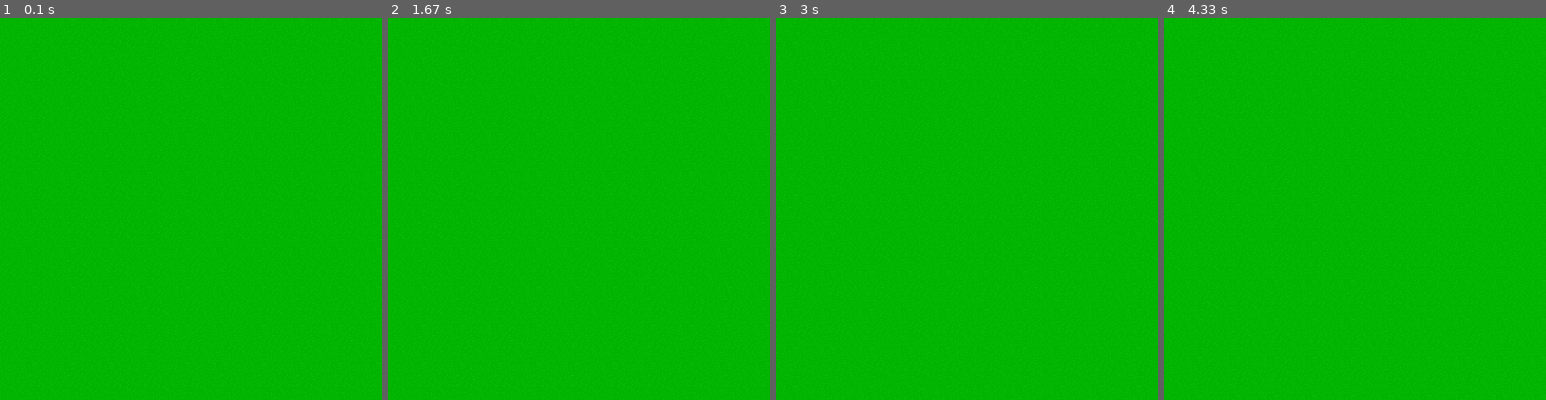
Above: before the commit, frames 1-4 (left to right).
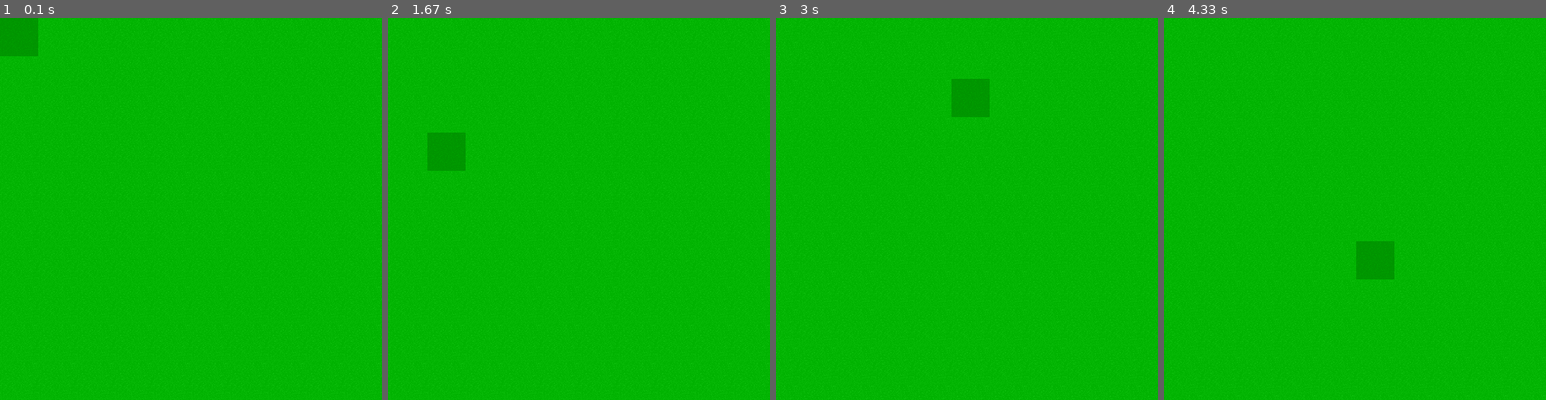
Above: after the commit, the same moments.

Repository: super3/PyGame-Tiler
Game: pygame game, started from world.py
Two runs of this game, one before a commit and one after it. Both use one fixed random seed, a clock stepped at 60 frames per second and the inputs below.
Inputs (mouse positions are in pixels of both pictures, inside the frame that each line leads up to):
- Up to frame 1 (0.1 s): no input
- Up to frame 2 (1.67 s): hold Right 0.33-0.8 s; move the mouse to (563, 228) at 0.37 s; hold Up 0.83-1.13 s; move the mouse to (701, 197) at 0.87 s; click (617, 293) at 1.22 s; hold Right from 1.5 s (still down); click (460, 151) at 1.58 s
- Up to frame 3 (3 s): release Right at 1.97 s; hold Left 2-2.53 s; click (1024, 75) at 2.08 s; hold Down 2.57-2.87 s; click (1012, 243) at 2.65 s; hold Left from 2.9 s (still down); click (974, 79) at 2.98 s
- Up to frame 4 (4.33 s): release Left at 3.3 s; hold Up 3.33-3.7 s; click (1217, 197) at 3.42 s; hold Right from 3.73 s (still down); click (1358, 251) at 3.82 s

The runs differ from the first frame. In frame 1, 1.0% of the frame differs, in the area x 0-10%, y 0-10%; in frame 2, 1.0%; in frame 3, 1.0%; in frame 4, 1.0%.

Commit message:
Added Tile Hovering and Icon

Diff:
--- a/world.py
+++ b/world.py
@@ -17,14 +17,10 @@
 import sys
 import pygame
 import logging
-
-# Define Basic Colors
-BLACK = [  0,   0,   0]
-BLUE = [  0,   0, 255]
-GREEN = [  0, 255,   0]
-RED = [255,   0,   0]
-WHITE = [255, 255, 255]
-ALPHA = [255,   0, 238]
+from pygame.locals import Color
+
+# Declare Alpha
+ALPHA = (100, 100, 100)
 
 # Fake Enumerations/Constants
 UP = 1
@@ -85,7 +81,8 @@
 	world_grid_size  -- The grid dimension of the world. (2-tuple)
 	tile_size 		 -- The pixel dimension of a grid square. (int)
 
-	background_loc 	 -- The offset for the screen display. For background scrolling.
+	offset_x 	 	 -- The x offset for the screen display. For background scrolling.
+	offset_y 	 	 -- The y offset for the screen display. For background scrolling.
 	background_color -- Base color of the PyGame form.
 	fps 			 -- Frames per second to display game.
 	scroll_speed 	 -- Pixel amount to move view window for every key press.
@@ -96,11 +93,12 @@
 	clock 	         -- Helps track time for FPS and animations.
 
 	Arguments:
+	icon -- Will set the window icon of the window.
 	See data members.
 
 	"""
 	# Constructor and Magics
-	def __init__(self, screen_size, world_grid_size, tile_size, fps = 30, scroll_speed = 10):
+	def __init__(self, screen_size, world_grid_size, tile_size, icon_path = None, fps = 30, scroll_speed = 10):
 		"""See World object's Docstring."""
 		# Initialize Data Members
 		self.screen_size = screen_size
@@ -108,8 +106,8 @@
 		self.tile_size = tile_size
 
 		# Initialize Optional Data Members
-		self.background_loc_x, self.background_loc_y = (0,0)
-		self.background_color = BLACK
+		self.offset_x, self.offset_y = (0,0)
+		self.background_color = Color("Black")
 		self.fps = fps
 		self.scroll_speed = scroll_speed
 		self.map = []
@@ -117,8 +115,11 @@
 		# Start PyGame
 		pygame.init()
 
+		# Set Icon
+		if not icon_path == None: self._set_icon(icon_path)
+
 		# Display Screen
-		self.screen = pygame.display.set_mode( screen_size )
+		self.screen = pygame.display.set_mode(screen_size)
 
 		# Sentinel and Game Timer
 		self.done = False
@@ -134,8 +135,8 @@
 		output += "\tWorld Grid Size: " + str(self.world_grid_size) + " tiles"
 		output += ", Tile Size: " + str(self.tile_size) + " px.\n"
 		output += "\tFPS: " + str(self.fps) + ", Scroll Speed: " + str(self.scroll_speed) + ".\n"
-		tmp_background_loc = (self.background_loc_x, self.background_loc_y)
-		output += "\tCurrent Background Location: " + str(tmp_background_loc) + "."
+		tmp_offset = (self.offset_x, self.offset_y)
+		output += "\tCurrent Background Location: " + str(tmp_offset) + "."
 		return output
 
 
@@ -145,7 +146,7 @@
 		pygame.display.set_caption(str(title))
 		logging.info("Title Set: '" + str(title) + "'.")
 
-	def set_icon(self, path):
+	def _set_icon(self, path):
 		"""
 		Pre-Condition: The icon must be 32x32 pixels
 
@@ -156,9 +157,9 @@
 		somewindow = pygame.display.set_mode()
 
 		"""
-		if os.path.exists( path ):
+		if os.path.exists(path):
 			icon = pygame.Surface((32,32))
-			icon.set_colorkey((100,100,100)) # call that color transparent
+			icon.set_colorkey(ALPHA) # call that color transparent
 			rawicon = pygame.image.load(path) # load raw icon
 			for i in range(0,32):
 				for j in range(0,32):
@@ -166,11 +167,11 @@
 			pygame.display.set_icon(icon)
 			logging.info("Icon Set: '" + str(path) + "'.")
 		else:
-			logging.error("Icon Load Failed: " + str(path) + ".")
+			logging.error("Icon Load Failed: '" + str(path) + "'.")
 
 	def load_music(self, path):
 		"""Sets the background music for the world. This file can be WAV, MP3, or MIDI format."""
-		if os.path.exists( path ):
+		if os.path.exists(path):
 			logging.info("Background Music Started: '" + str(path) + "'.")
 			pygame.mixer.music.load(path)
 			pygame.mixer.music.play(-1, 0.0)
@@ -178,32 +179,37 @@
 			logging.error("Background Music Load Failed: '" + str(path) + "'.")
 
 
-	# Private Movement Methods
+	# Movement Methods
 	def _move_up(self, speed = 1):
 		"""Move the view window up by the speed (default 1px)."""
-		if self.background_loc_y + speed < 0:
-			self.background_loc_y += speed
+		if self.offset_y + speed < 0:
+			self.offset_y += speed
 
 	def _move_down(self, speed = 1):
 		"""Move the view window down by the speed (default 1px)."""
-		if self.background_loc_y - speed > -(self.world_grid_size[1]*self.tile_size - self.screen_size[1]):
-			self.background_loc_y -= speed
+		if self.offset_y - speed > -(self.world_grid_size[1]*self.tile_size - self.screen_size[1]):
+			self.offset_y -= speed
 
 	def _move_left(self, speed = 1):
 		"""Move the view window left by the speed (default 1px)."""
-		if self.background_loc_x + speed < 0:
-			self.background_loc_x += speed
+		if self.offset_x + speed < 0:
+			self.offset_x += speed
 
 	def _move_right(self, speed = 1):
 		"""Move the view window right by the speed (default 1px)."""
-		if self.background_loc_x - speed > -(self.world_grid_size[0]*self.tile_size - self.screen_size[0]):
-			self.background_loc_x -= speed
-
-
-	# Private Helper Method(s)
+		if self.offset_x - speed > -(self.world_grid_size[0]*self.tile_size - self.screen_size[0]):
+			self.offset_x -= speed
+
+
+	# Location Methods
 	def _get_index(self, x, y):
 		"""Returns the map list index for a given (x,y) location on the grid."""
 		return x + self.world_grid_size[0] * ( self.world_grid_size[1] - y - 1 ) - 1
+	def get_tile(self, pos):
+		"""Returns the (x,y) location of a tile for the given mouse location."""
+		x = (pos[0]+abs(self.offset_x))/self.tile_size
+		y = (pos[1]+abs(self.offset_y))/self.tile_size
+		return (int(x), int(y))
 
 
 	# Methods
@@ -224,6 +230,9 @@
 		to the screen at the specified FPS.
 
 		"""
+		# Hover Tile
+		hover_tile = Tile('assets/dark_grass.png', 64)
+
 		# Main Game Loop
 		while self.done == False:
 			# Check for Events
@@ -232,6 +241,8 @@
 				if event.type == pygame.QUIT:
 					logging.info("PyGame.Quit Called.")
 					self.done = True
+				elif event.type == pygame.MOUSEBUTTONDOWN:
+					print("You clicked: on tile:" + str(self.get_tile(pygame.mouse.get_pos())))
 
 			# Check for Keys
 			key=pygame.key.get_pressed()
@@ -249,13 +260,19 @@
 			# Clear the Screen
 			self.screen.fill(self.background_color)
 
+			# Hover Tile
+			mos_x, mos_y = self.get_tile(pygame.mouse.get_pos())
+
 			# Draw all Sprites
 			for y in range(self.world_grid_size[1]):
 				for x in range(self.world_grid_size[0]):
 					draw_tile = self.map[self._get_index(x,y)]
-					x_loc = x*self.tile_size + self.background_loc_x
-					y_loc = y*self.tile_size + self.background_loc_y
-					draw_tile.render(self.screen, (x_loc, y_loc))
+					x_loc = x*self.tile_size + self.offset_x
+					y_loc = y*self.tile_size + self.offset_y
+					if not (mos_x == x and mos_y == y):
+						draw_tile.render(self.screen, (x_loc, y_loc))
+					else:
+						hover_tile.render(self.screen, (x_loc, y_loc))
 
 			# Update Display
 			pygame.display.flip()
@@ -264,15 +281,10 @@
 			self.clock.tick(self.fps)
 		# End Main Game Loop
 
-		# Exit Program
-		logging.info("PyGame Exit.")
-		pygame.quit()
-		logging.info("System Exit.")
-		sys.exit()
 
 # Unit Test
 if __name__ == "__main__":
-	world = World((640,640), (16,16), 64)
-	world.set_title("Game Test Window")
+	world = World((640,640), (16,16), 64, 'assets/icon.png')
+	world.set_title("PyGame Tiler - Test Window")
 	world.fill( Tile('assets/grass.png', 64) )
 	world.run()
Not shown, changed: README.md
Binary file added: assets/dark_grass.png
Binary file added: assets/icon.png
